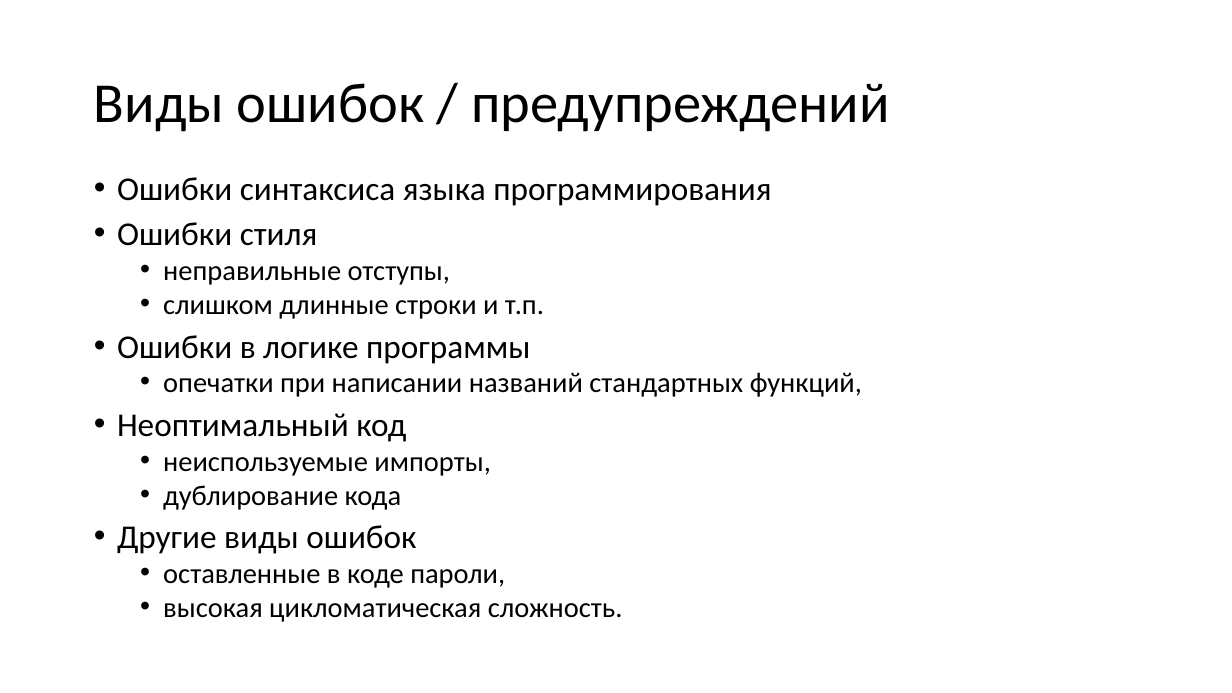
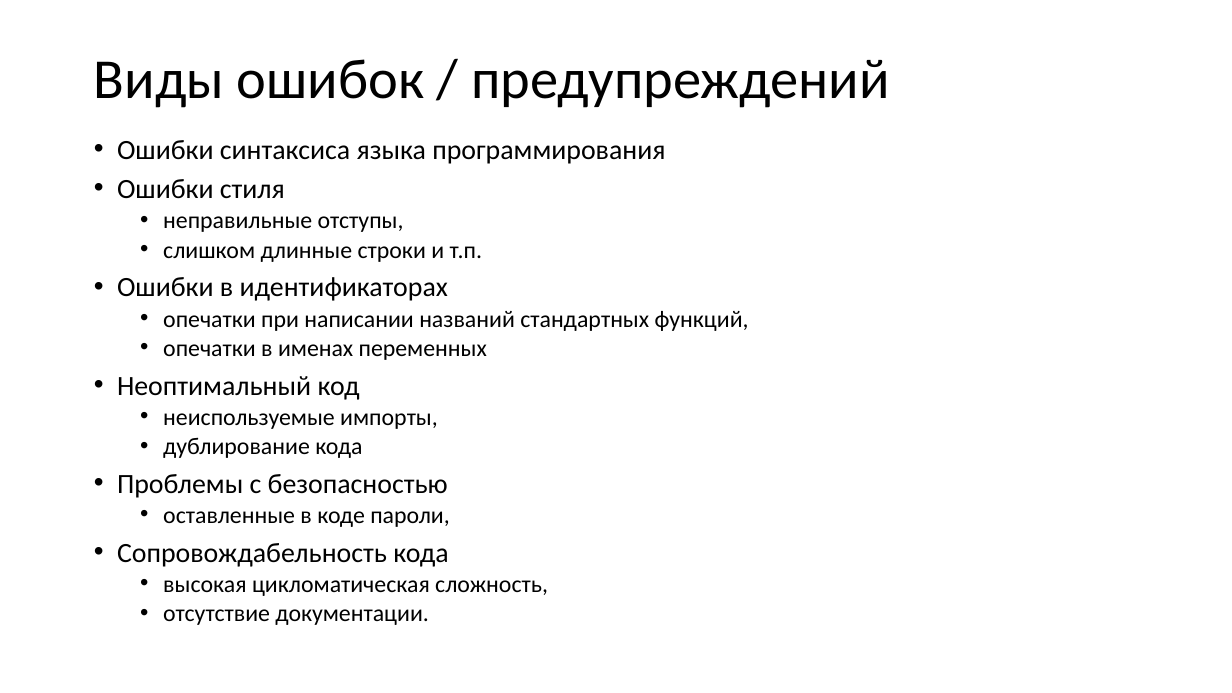
Before and after one commit to xtrueman/prog_instruments, a slide deck: slide 13 of presentations/StaticAnalysers.pptx (slide 14 before the commit). Drawn at 1232x693 pixels with LibreOffice and Linux fonts; fonts in the diff are those of the drawing. Boxes give left, top, right and bottom in pixels: in the first picture for what was removed or moved away, otherwise in the second. Text is boxed around its words. In the diff, an @@ line names an element or a change of style, - is before the commit and + after.

```diff
--- a/presentations/StaticAnalysers.pptx
+++ b/presentations/StaticAnalysers.pptx
@@ title "Виды ошибок / предупреждений": place and size @@
-title "Виды ошибок / предупреждений" at [94, 83, 890, 132]
+title "Виды ошибок / предупреждений" at [94, 59, 890, 108]
@@ text "Ошибки синтаксиса языка программирования": place and size @@
-text "Ошибки синтаксиса языка программирования" at [117, 177, 862, 622]
+text "Ошибки синтаксиса языка программирования" at [117, 140, 749, 625]
@@ text at [117, 140, 749, 527]: size 25.9 to 21.7 pt in "Ошибки синтаксиса языка программирования", "Ошибки стиля", "Неоптимальный код"; size 22.2 to 18.6 pt in "неправильные отступы,", "слишком длинные строки и т.п.", "опечатки при написании названий стандартных функций,", "неиспользуемые импорты," and 2 more places @@
@@ text at [117, 277, 448, 301]: text changed; size 25.9 to 21.7 pt @@
-• Ошибки в логике программы
+• Ошибки в идентификаторах
@@ text at [163, 344, 487, 360]: paragraph added @@
+  • опечатки в именах переменных
@@ text at [117, 474, 448, 498]: text changed; size 25.9 to 21.7 pt @@
-• Другие виды ошибок
+• Проблемы с безопасностью
@@ text at [117, 543, 548, 625]: text changed; size 22.2 to 18.6 pt @@
-  • высокая цикломатическая сложность.
+• Сопровождабельность кода
+  • высокая цикломатическая сложность,
+  • отсутствие документации.
```
Also in this commit, not shown: 21 other slides changed, 5 slides added, 1 slide removed.
